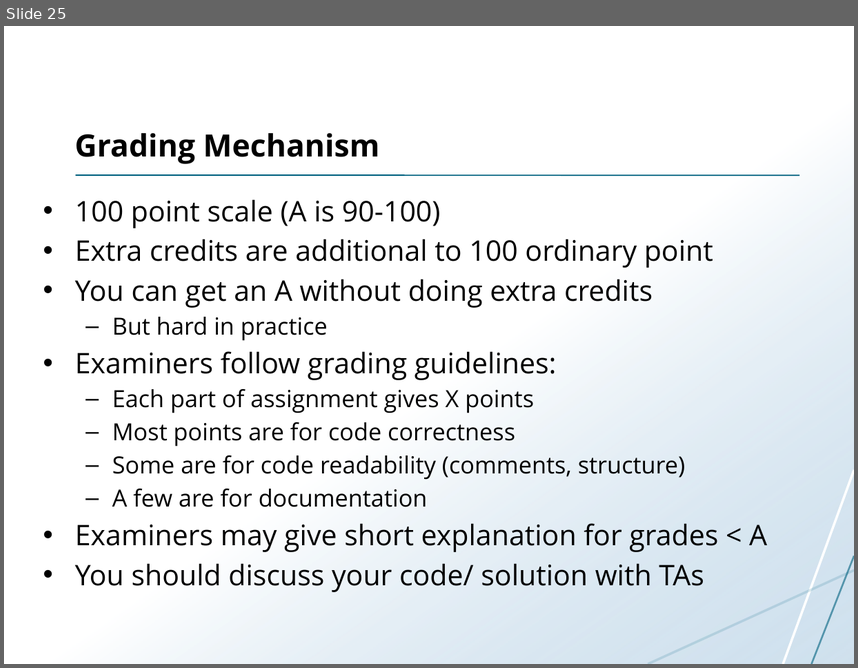
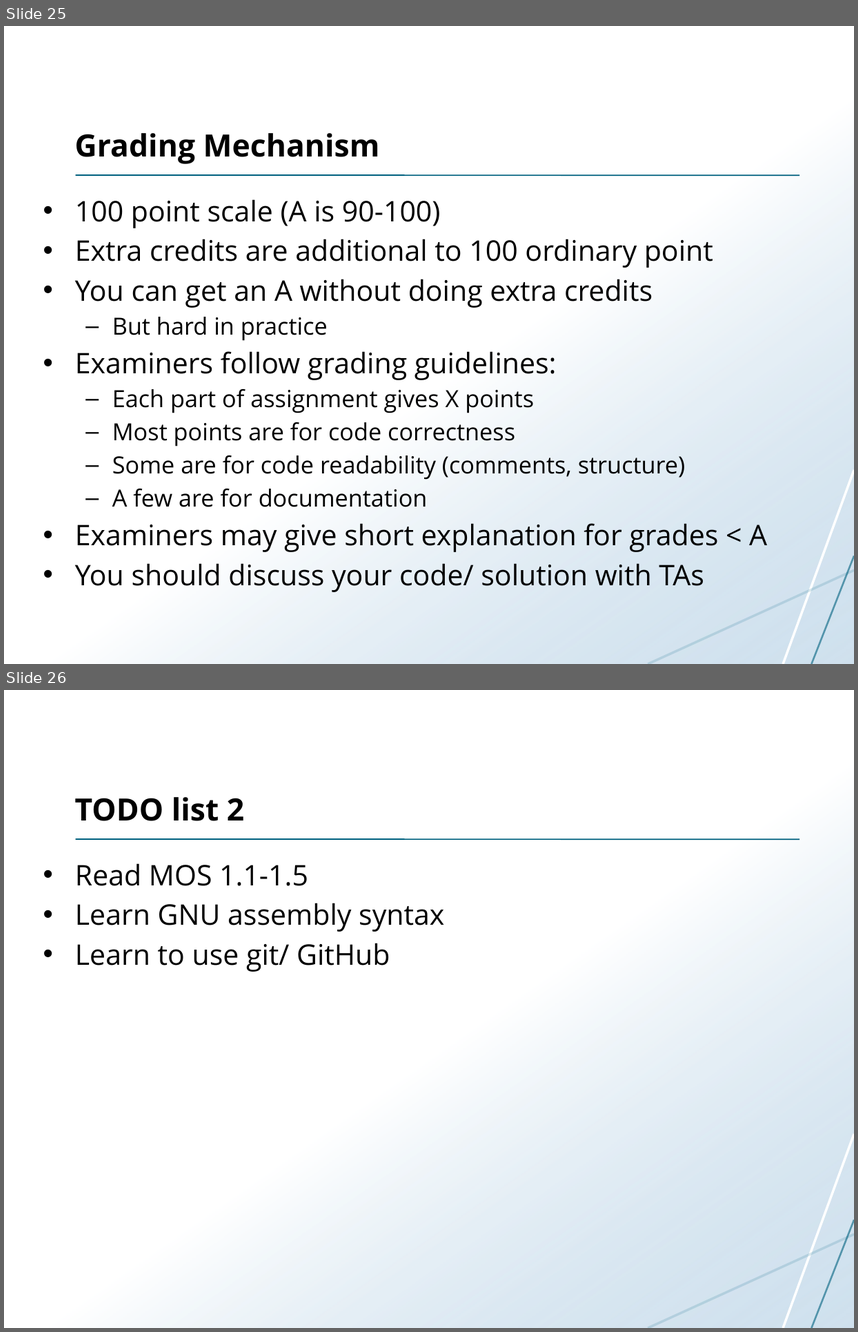
Before and after one commit to uit-inf-2201-s17/uit-inf-2201-s17.github.io, a slide deck: lectures/01-introduction.pptx. Shown one above the other, each under a label of ours: slide 25 before the commit, slides 25 and 26 after it. The pictures are 858x668 and 858x1332 pixels, drawn with LibreOffice and Linux fonts; fonts in the diff are those of the drawing. Boxes give left, top, right and bottom in pixels: in the first picture for what was removed or moved away, otherwise in the second. Text is boxed around its words. In the diff, an @@ line names an element or a change of style, - is before the commit and + after.

```diff
--- a/lectures/01-introduction.pptx
+++ b/lectures/01-introduction.pptx
@@ slide 26 added at (4,690,854,1328), background #FFFFFF; not listed: 5 template elements that a slide beside it also shows @@
@@ title added at (75,797,244,821), 26 pt, text #000000, bold @@
+TODO list 2
@@ text added at (75,863,444,972), 24 pt, text #000000 @@
+• Read MOS 1.1-1.5
+• Learn GNU assembly syntax
+• Learn to use git/ GitHub
```
Also in this commit, not shown: 3 slides changed, 8 slides removed.
